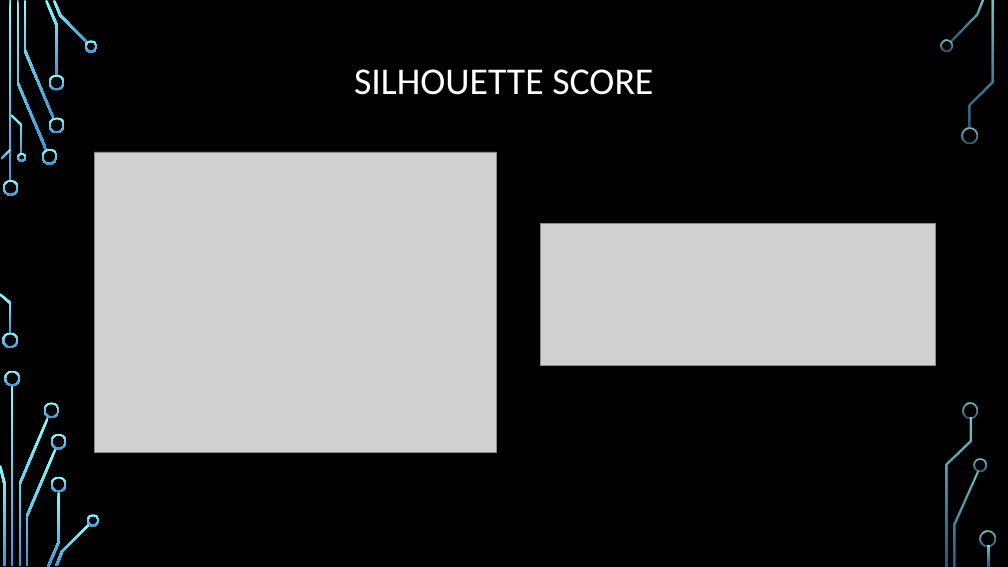
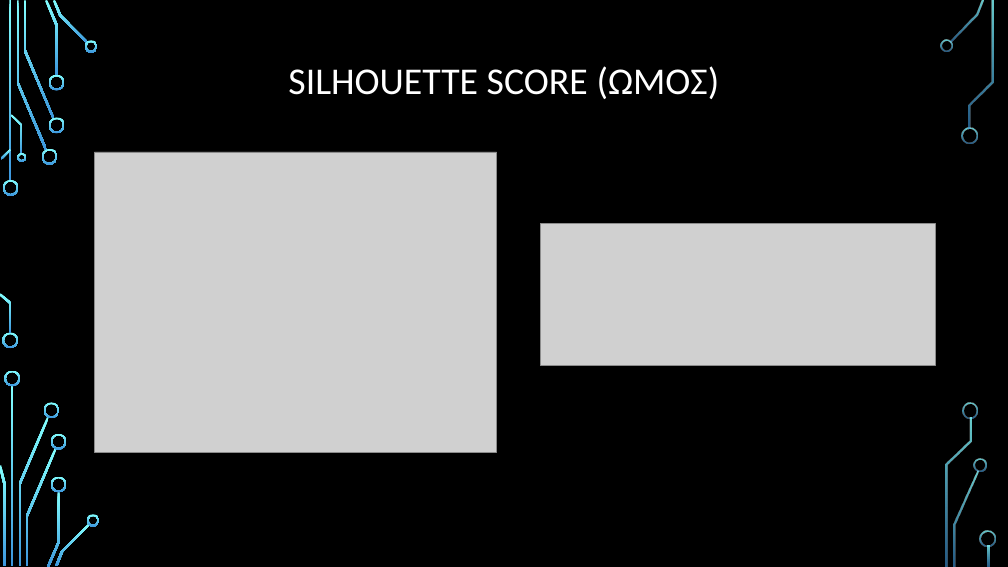
Before and after one commit to johny-kampe/Athletic-Performance-Optimization-Diploma-Thesis, a slide deck: slide 10 of Athletic Performance Optimization.pptx (slide 11 before the commit). Drawn at 1008x567 pixels with LibreOffice and Linux fonts; fonts in the diff are those of the drawing; grey boxes stand for pictures; background and template pictures are left out. Boxes give left, top, right and bottom in pixels: in the first picture for what was removed or moved away, otherwise in the second. Text is boxed around its words. In the diff, an @@ line names an element or a change of style, - is before the commit and + after.

Commit message:
v1

```diff
--- a/Athletic Performance Optimization.pptx
+++ b/Athletic Performance Optimization.pptx
@@ title at [288,66,720,99]: text changed @@
-SILHOUETTE SCORE
+SILHOUETTE SCORE (ΩΜΟΣ)
```
Also in this commit, not shown: 2 other slides changed, 6 slides added, 4 slides removed.
